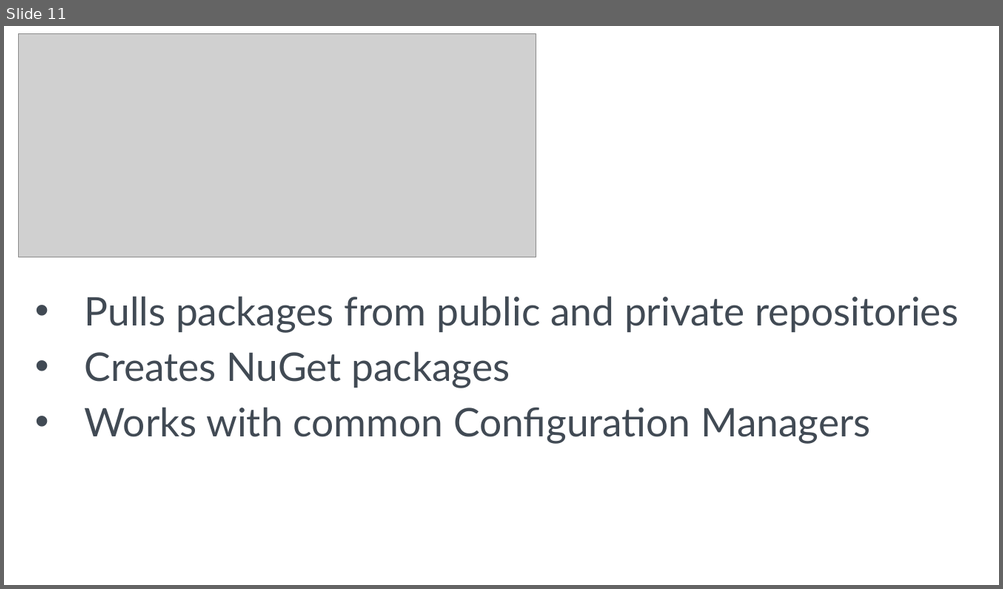
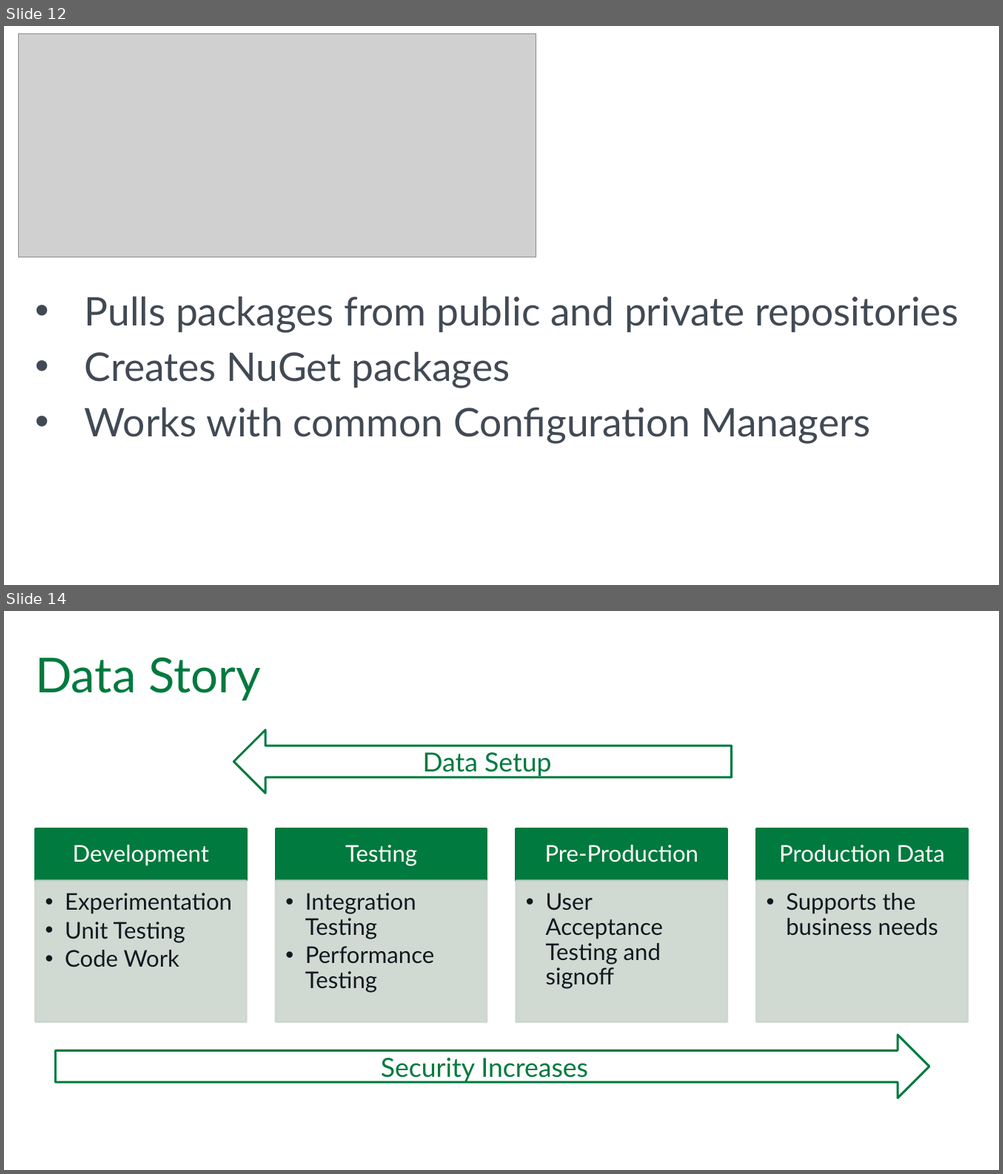
Before and after one commit to SQLPioneer/Presentations, a slide deck: Automation/EnvironmentAutomation.pptx. Shown one above the other, each under a label of ours: slide 11 before the commit, slides 12 and 14 after it; the slides between them are not shown. The pictures are 1003x589 and 1003x1174 pixels, drawn with LibreOffice and Linux fonts; fonts in the diff are those of the drawing; grey boxes stand for pictures; background and template pictures are left out. Boxes give left, top, right and bottom in pixels: in the first picture for what was removed or moved away, otherwise in the second. Text is boxed around its words. In the diff, an @@ line names an element or a change of style, - is before the commit and + after.

```diff
--- a/Automation/EnvironmentAutomation.pptx
+++ b/Automation/EnvironmentAutomation.pptx
@@ slide 14 added at [4, 611, 999, 1170], background #FFFFFF @@
@@ title added at [35, 657, 260, 701], 44 pt, text #007A3E @@
+Data Story
@@ left arrow added at [233, 730, 731, 793], fill #FFFFFF, outline #007A3E 2 pt, 24 pt, text #007A3E @@
+Data Setup
@@ group added at [36, 829, 967, 1022]: 8 rectangles, 8 texts @@
+Production Data
+  • Supports the business needs
+Pre-Production
+  • User Acceptance Testing and signoff
+Testing
+  • Integration Testing
+  • Performance Testing
+Development
+  • Experimentation
+  • Unit Testing
+  • Code Work
@@ right arrow added at [55, 1035, 929, 1098], fill #FFFFFF, outline #007A3E 2 pt, 24 pt, text #007A3E @@
+Security Increases
@@ what was slide 11 is now slide 12 @@
```
Also in this commit, not shown: 2 slides changed, 9 other slides added, 3 slides removed.
